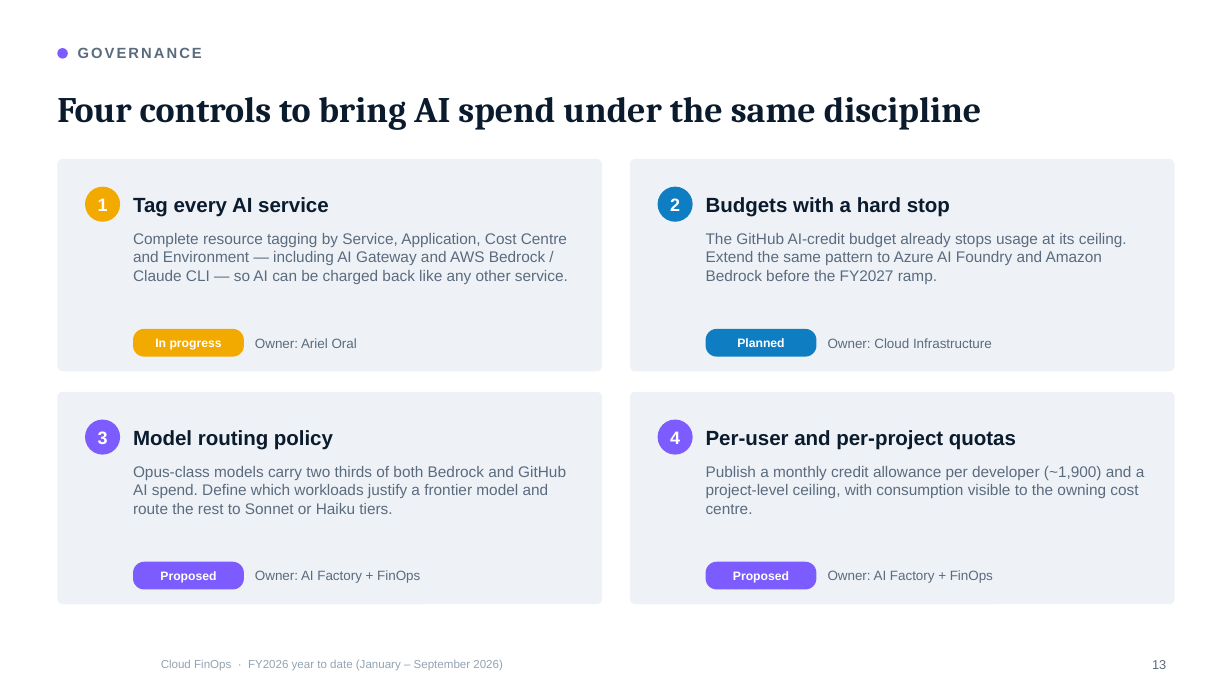
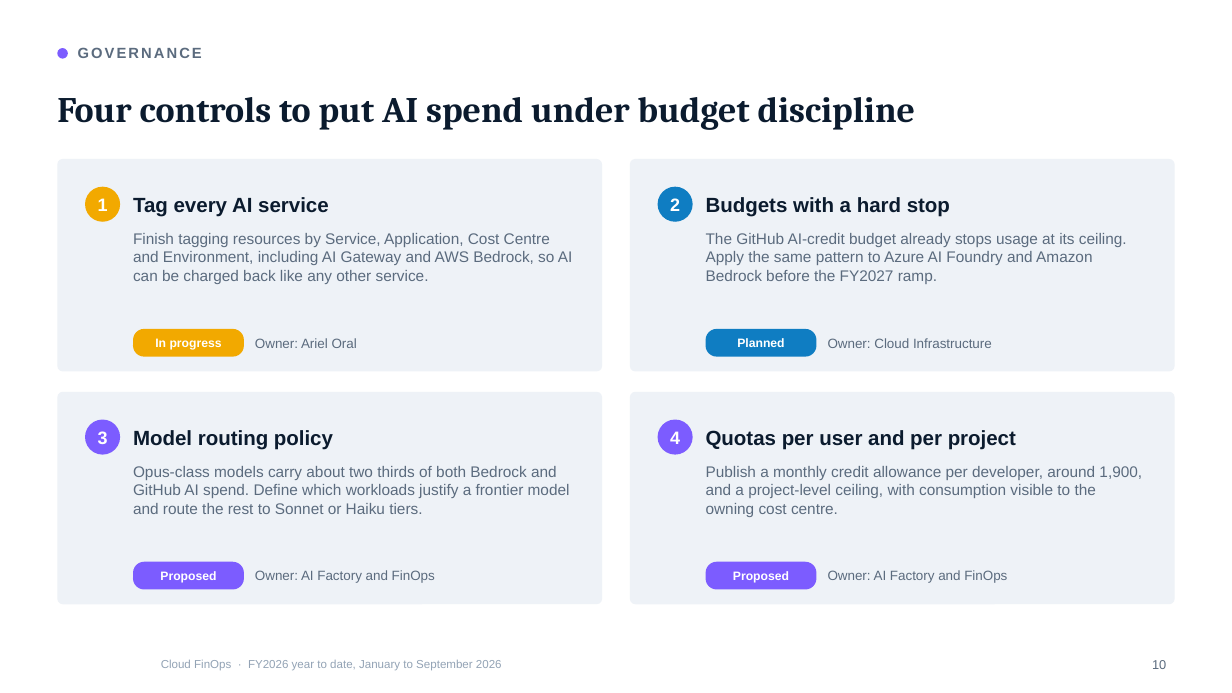
Before and after one commit to arielga5-code/Finops, a slide deck: slide 10 of presentations/Cloud_FinOps_Harel_September_2026_CIO_Redesign_v2.pptx (slide 13 before the commit). Drawn at 1232x693 pixels with LibreOffice and Linux fonts; fonts in the diff are those of the drawing; background and template pictures are left out. Boxes give left, top, right and bottom in pixels: in the first picture for what was removed or moved away, otherwise in the second. Text is boxed around its words. In the diff, an @@ line names an element or a change of style, - is before the commit and + after.

```diff
--- a/presentations/Cloud_FinOps_Harel_September_2026_CIO_Redesign_v2.pptx
+++ b/presentations/Cloud_FinOps_Harel_September_2026_CIO_Redesign_v2.pptx
@@ text at (57, 97, 916, 130): text changed @@
-Four controls to bring AI spend under the same discipline
+Four controls to put AI spend under budget discipline
@@ text at (133, 233, 573, 284): text changed @@
-Complete resource tagging by Service, Application, Cost Centre and Environment — including AI Gateway and AWS Bedrock / Claude CLI — so AI can be charged back like any other service.
+Finish tagging resources by Service, Application, Cost Centre and Environment, including AI Gateway and AWS Bedrock, so AI can be charged back like any other service.
@@ text at (706, 233, 1127, 284): text changed @@
-The GitHub AI-credit budget already stops usage at its ceiling. Extend the same pattern to Azure AI Foundry and Amazon Bedrock before the FY2027 ramp.
+The GitHub AI-credit budget already stops usage at its ceiling. Apply the same pattern to Azure AI Foundry and Amazon Bedrock before the FY2027 ramp.
@@ text at (706, 430, 1016, 450): text changed @@
-Per-user and per-project quotas
+Quotas per user and per project
@@ text at (133, 466, 570, 514): text changed @@
-Opus-class models carry two thirds of both Bedrock and GitHub AI spend. Define which workloads justify a frontier model and route the rest to Sonnet or Haiku tiers.
+Opus-class models carry about two thirds of both Bedrock and GitHub AI spend. Define which workloads justify a frontier model and route the rest to Sonnet or Haiku tiers.
@@ text at (706, 466, 1142, 517): text changed @@
-Publish a monthly credit allowance per developer (~1,900) and a project-level ceiling, with consumption visible to the owning cost centre.
+Publish a monthly credit allowance per developer, around 1,900, and a project-level ceiling, with consumption visible to the owning cost centre.
@@ text at (255, 570, 435, 583): text changed @@
-Owner: AI Factory + FinOps
+Owner: AI Factory and FinOps
@@ text at (828, 570, 1007, 583): text changed @@
-Owner: AI Factory + FinOps
+Owner: AI Factory and FinOps
@@ text at (161, 660, 502, 671): text changed @@
-Cloud FinOps · FY2026 year to date (January – September 2026)
+Cloud FinOps · FY2026 year to date, January to September 2026
@@ page number at (1152, 660, 1166, 669): text changed @@
-13
+10
```
Also in this commit, not shown: 39 other slides changed, 1 slide added, 1 slide removed, 11 other files.
